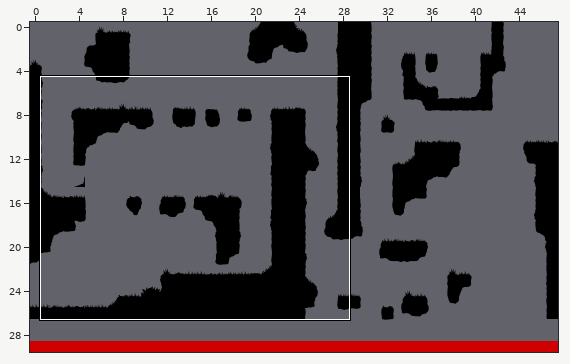
Tiled map (JSON), stored at maps/level_01.json. The first picture is a wide view before the edit; the outline marks the close-up.
Close-up. Before:
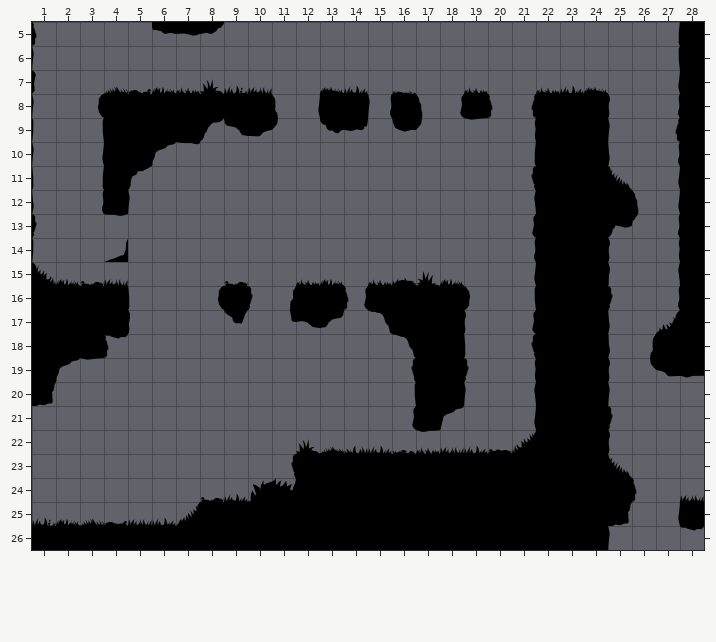
Cells are 64x64 px. Shown: x 1..28, y 5..26. The commit also changed other parts of the map, which this record leaves out.
New version:
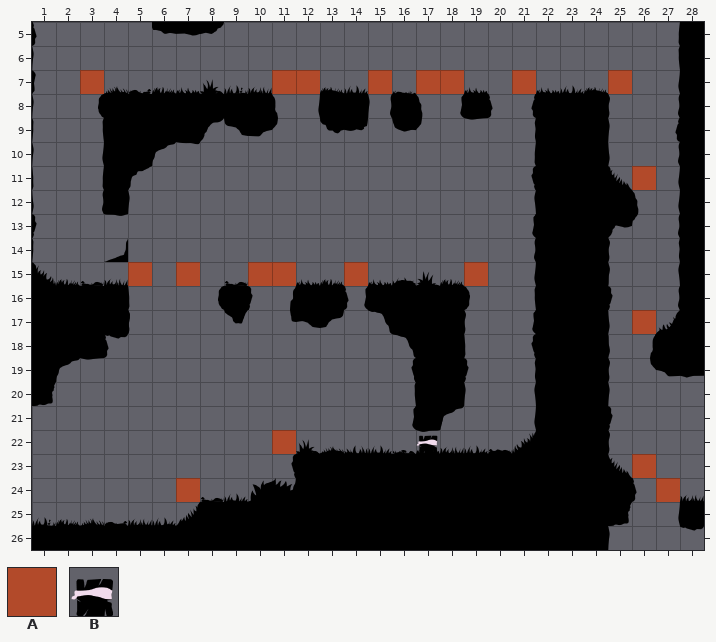
Key: from "tileset": A 81, B 85.
_ is an empty cell.
Objects are placed by their top-left corner, in cells (3,4 is the top-left corner of cell 3,4); size is 1x1 cell unless given.
Tiles of an added or newly shown layer are drawn over the layers below it.
The edit:
Layer "layer_limits" (now shown):
y 7: x 3 _ -> A; x 11..12 __ -> AA; x 15 _ -> A; x 17..18 __ -> AA; x 21 _ -> A; x 25 _ -> A
y 11: x 26 _ -> A
y 15: x 5 _ -> A; x 7 _ -> A; x 10..11 __ -> AA; x 14 _ -> A; x 19 _ -> A
y 17: x 26 _ -> A
y 22: x 11 _ -> A
y 23: x 26 _ -> A
y 24: x 7 _ -> A; x 27 _ -> A
Layer "Box":
added: B at 17,22
